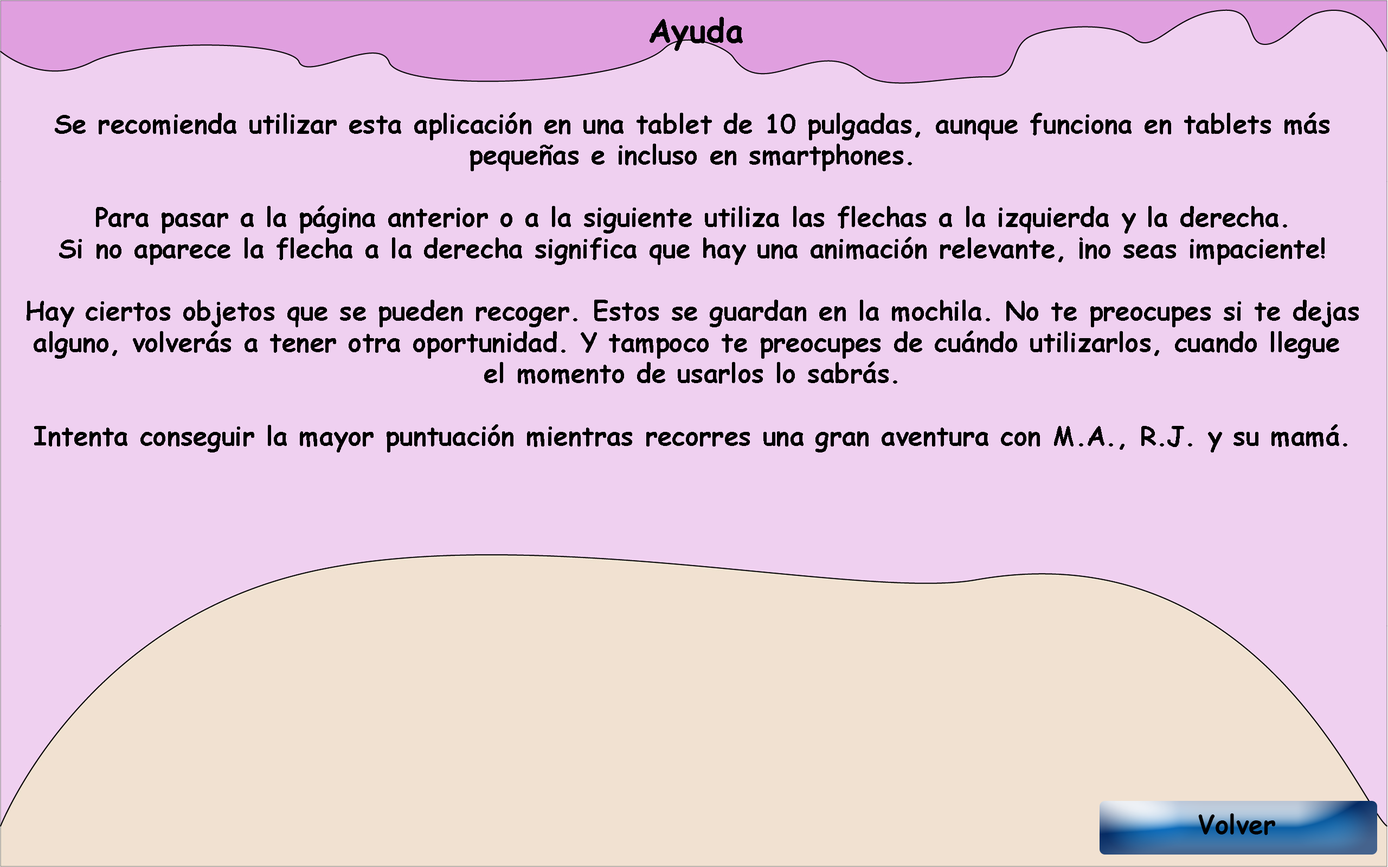
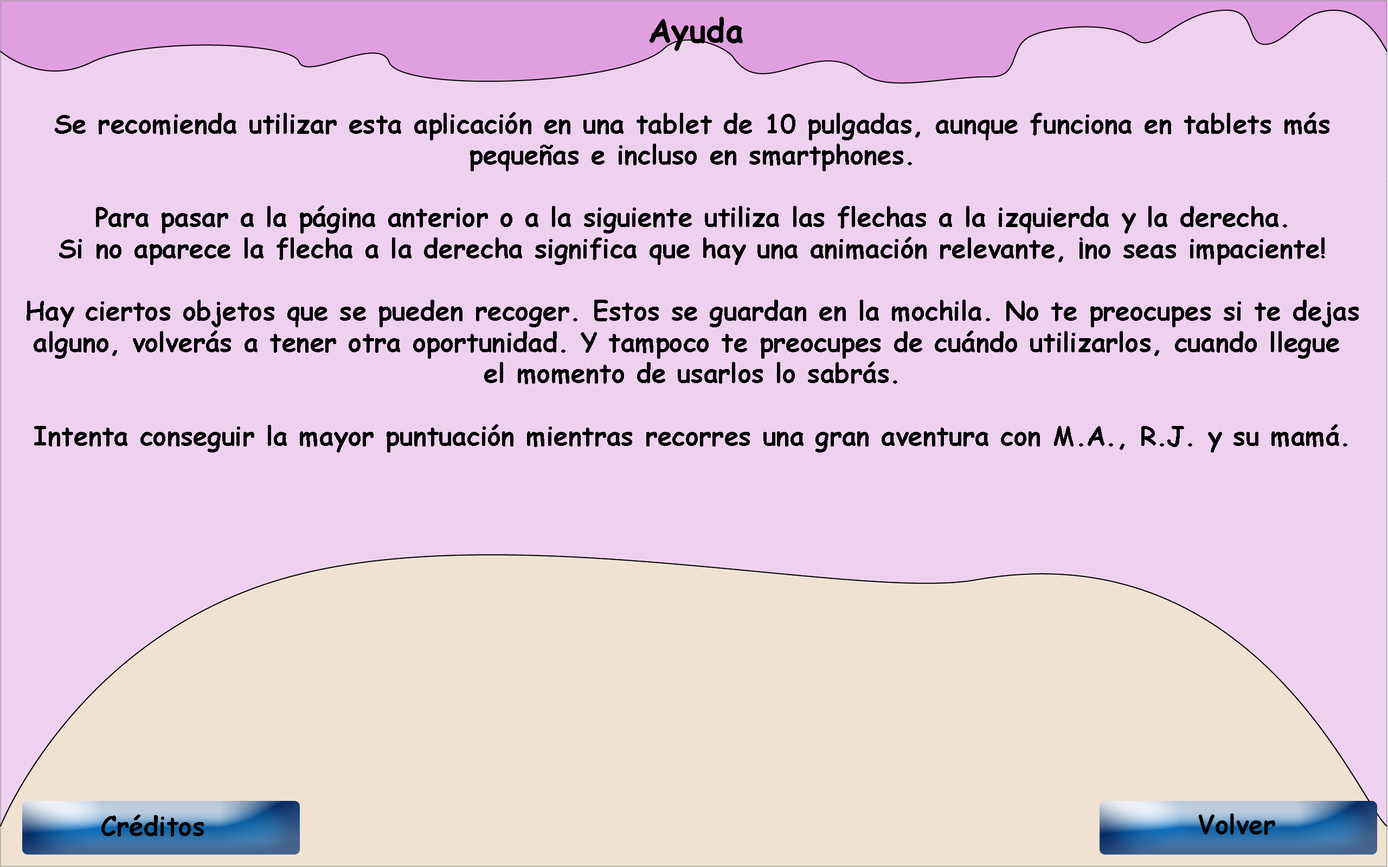
Layer changes from the first 1388 × 867 image to the second:
added layer "TextCreditos" above "kwkBtnCreditos" over [101, 814, 204, 837]
added layer "kwkBtnCreditos" above "kwkBtnVolver" over [22, 801, 300, 855]
